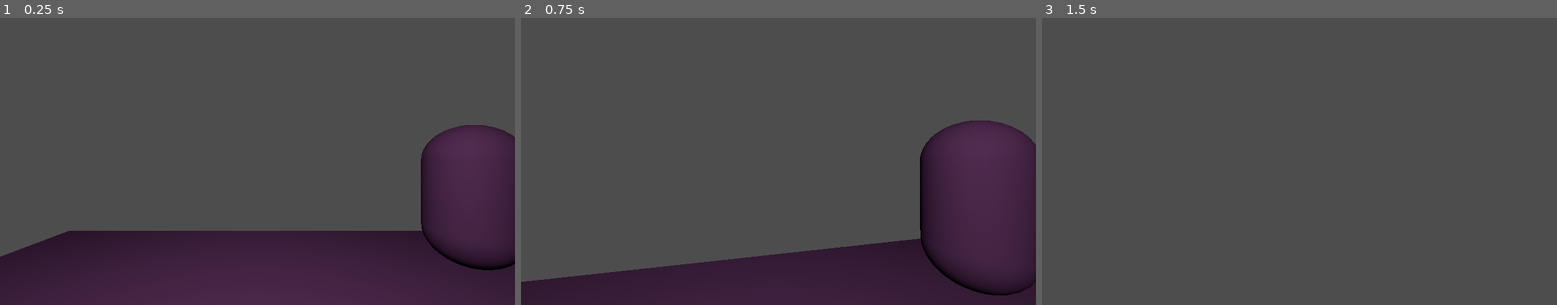
Above: before the commit, frames 1-3 (left to right).
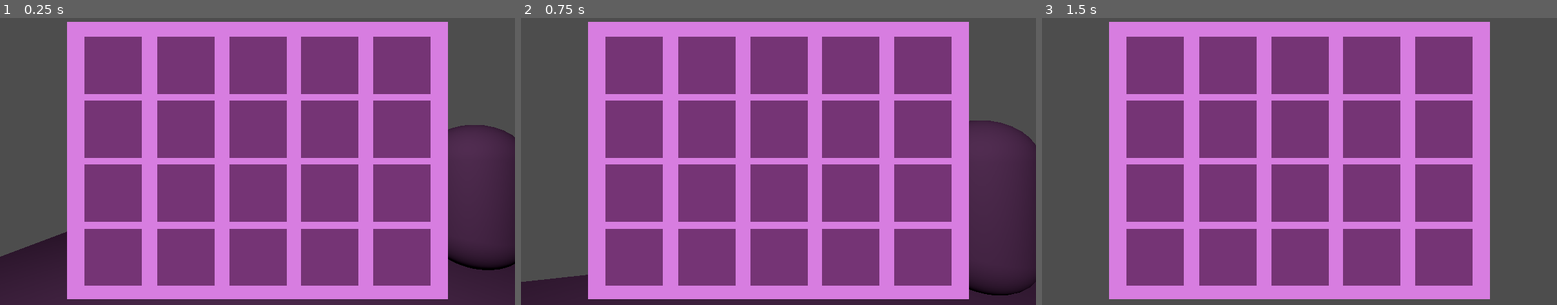
Above: after the commit, the same moments.

Repository: Shatterwaltz/Engrave
Game: Godot game, scene res://Main/Main.tscn
Same seed, same stepped clock (60 frames per second), same inputs: the game is played once before the commit and once after it. The engine's default icon, where the game draws it, is replaced by a stand-in: a white triangle on a blue panel in a dark square.
Inputs (mouse positions are in pixels of both pictures, inside the frame that each line leads up to):
- Up to frame 1 (0.25 s): no input
- Up to frame 2 (0.75 s): tap Enter at 0.5 s; move the mouse to (804, 158) at 0.52 s; hold W (forward) from 0.53 s (still down); click (804, 158) at 0.6 s
- Up to frame 3 (1.5 s): keep holding W (forward); tap Space (jump) at 0.77 s; click (1325, 158) at 1.25 s; move the mouse to (1273, 161) at 1.27 s; right-click (1273, 161) at 1.35 s

The runs differ from the first frame. In frame 1, 71% of the frame differs, in the area x 13-87%, y 1-98%; in frame 2, 71%; in frame 3, 71%.

Commit message:
inventory scaling

Diff:
--- a/Main/Main.tscn
+++ b/Main/Main.tscn
@@ -3,10 +3,10 @@
 [ext_resource type="Script" path="res://UI/ui.gd" id="1_0qyd7"]
 [ext_resource type="PackedScene" uid="uid://gy5q14223wy8" path="res://Areas/Debug Room/DebugRoom.tscn" id="1_ykn47"]
 [ext_resource type="Texture2D" uid="uid://b1fjs5pdf6lcg" path="res://Assets/UI/interact_speak.png" id="2_0gglq"]
-[ext_resource type="Texture2D" uid="uid://dmxvt45ix07df" path="res://icon.svg" id="2_deoqg"]
 [ext_resource type="Script" path="res://UI/Inventory/inventory.gd" id="2_lieht"]
 [ext_resource type="PackedScene" uid="uid://c66pg48nfmd76" path="res://Player/Player.tscn" id="2_sc1ya"]
 [ext_resource type="Script" path="res://UI/interact_prompt.gd" id="3_3huax"]
+[ext_resource type="Texture2D" uid="uid://b3e0qeqotnx4e" path="res://Assets/UI/inventory_bg.png" id="3_fo20n"]
 [ext_resource type="Script" path="res://UI/dialogue_box.gd" id="5_3q8ca"]
 
 [sub_resource type="SystemFont" id="SystemFont_2ao3o"]
@@ -41,7 +41,6 @@
 script = ExtResource("1_0qyd7")
 
 [node name="Inventory" type="MarginContainer" parent="UI"]
-visible = false
 layout_mode = 2
 theme_override_constants/margin_left = 100
 theme_override_constants/margin_top = 50
@@ -51,7 +50,7 @@
 
 [node name="InventoryBg" type="TextureRect" parent="UI/Inventory"]
 layout_mode = 2
-texture = ExtResource("2_deoqg")
+texture = ExtResource("3_fo20n")
 
 [node name="VBoxContainer" type="VBoxContainer" parent="UI/Inventory"]
 layout_mode = 2
@@ -59,10 +58,17 @@
 [node name="Tabs" type="HBoxContainer" parent="UI/Inventory/VBoxContainer"]
 layout_mode = 2
 
-[node name="Items" type="GridContainer" parent="UI/Inventory/VBoxContainer"]
+[node name="MarginContainer" type="MarginContainer" parent="UI/Inventory/VBoxContainer"]
 layout_mode = 2
-size_flags_horizontal = 4
-size_flags_vertical = 6
+size_flags_vertical = 3
+theme_override_constants/margin_left = 30
+theme_override_constants/margin_top = 30
+theme_override_constants/margin_right = 30
+theme_override_constants/margin_bottom = 30
+
+[node name="Items" type="GridContainer" parent="UI/Inventory/VBoxContainer/MarginContainer"]
+layout_mode = 2
+size_flags_vertical = 3
 theme_override_constants/h_separation = 15
 theme_override_constants/v_separation = 15
 columns = 5
--- a/UI/Inventory/ItemSlot.tscn
+++ b/UI/Inventory/ItemSlot.tscn
@@ -4,7 +4,12 @@
 [ext_resource type="Script" path="res://UI/Inventory/item_slot.gd" id="2_ea6g1"]
 
 [node name="ItemSlot" type="TextureRect"]
-offset_right = 128.0
-offset_bottom = 128.0
+custom_minimum_size = Vector2(128, 128)
+anchors_preset = -1
+offset_right = 256.0
+offset_bottom = 256.0
+size_flags_horizontal = 3
+size_flags_vertical = 3
 texture = ExtResource("1_uue23")
+stretch_mode = 5
 script = ExtResource("2_ea6g1")
--- a/UI/Inventory/inventory.gd
+++ b/UI/Inventory/inventory.gd
@@ -1,7 +1,7 @@
 extends Node
 class_name Inventory
 
-@onready var items_container: GridContainer = $VBoxContainer/Items
+@onready var items_container: GridContainer = $VBoxContainer/MarginContainer/Items
 var item_slot_list: Array[ItemSlot] = []
 const ITEM_SLOT_SCENE: PackedScene = preload("res://UI/Inventory/ItemSlot.tscn")
 
Binary file added: Assets/UI/idk.png
Not shown, added: Assets/UI/idk.png.import
Binary file added: Assets/UI/inventory_bg.png
Not shown, added: Assets/UI/inventory_bg.png.import
